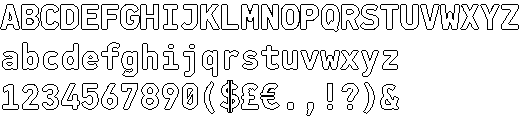
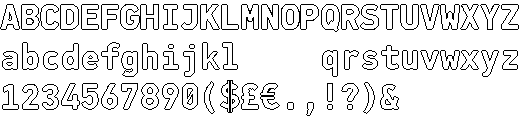
The second 520x120 image is a revision of the first. Changes to its layers:
added layer "Clipboard" above "Pasted Layer" over [202, 42, 317, 77]
painted on "Pasted Layer" over [202, 45, 518, 77]
